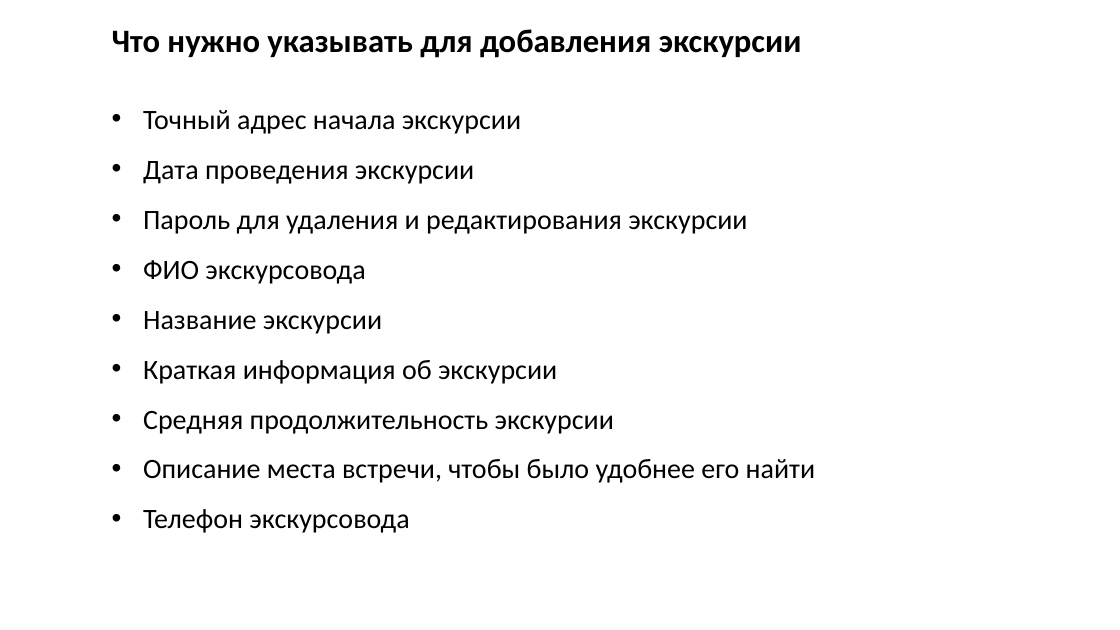
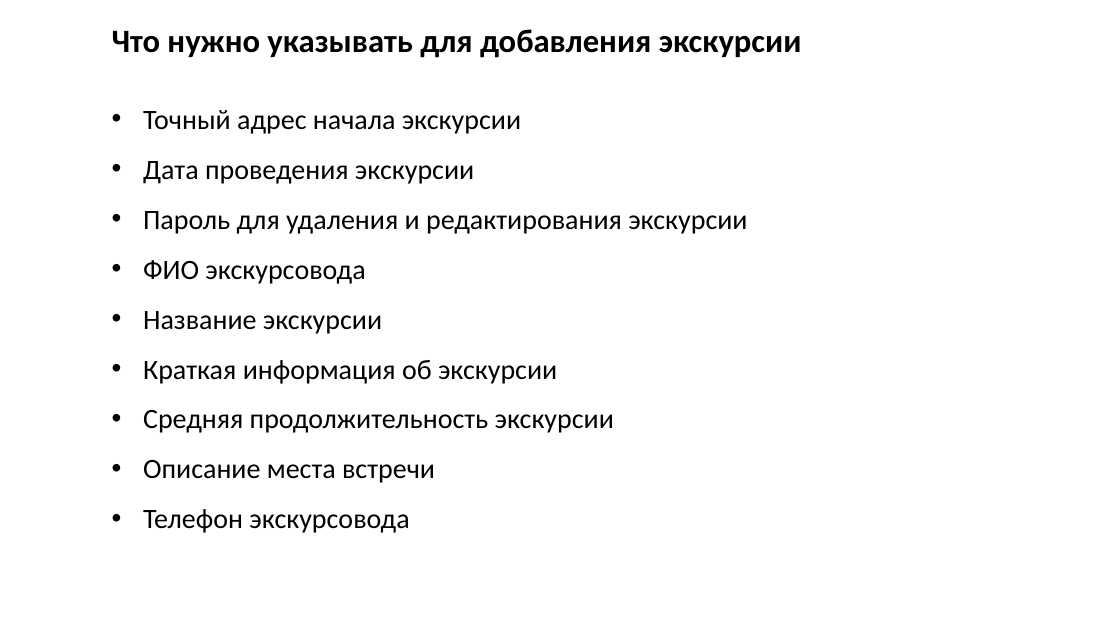
Before and after one commit to Neytrinoo/skillTour, a slide deck: slide 3 of presentation.pptx. Drawn at 1120x630 pixels with LibreOffice and Linux fonts; fonts in the diff are those of the drawing; background and template pictures are left out. Boxes give left, top, right and bottom in pixels: in the first picture for what was removed or moved away, otherwise in the second. Text is boxed around its words. In the diff, an @@ line names an element or a change of style, - is before the commit and + after.

```diff
--- a/presentation.pptx
+++ b/presentation.pptx
@@ text at [143, 460, 435, 483]: text changed @@
-• Описание места встречи, чтобы было удобнее его найти
+• Описание места встречи
```
Also in this commit, not shown: 1 other slide changed, 5 other files.
